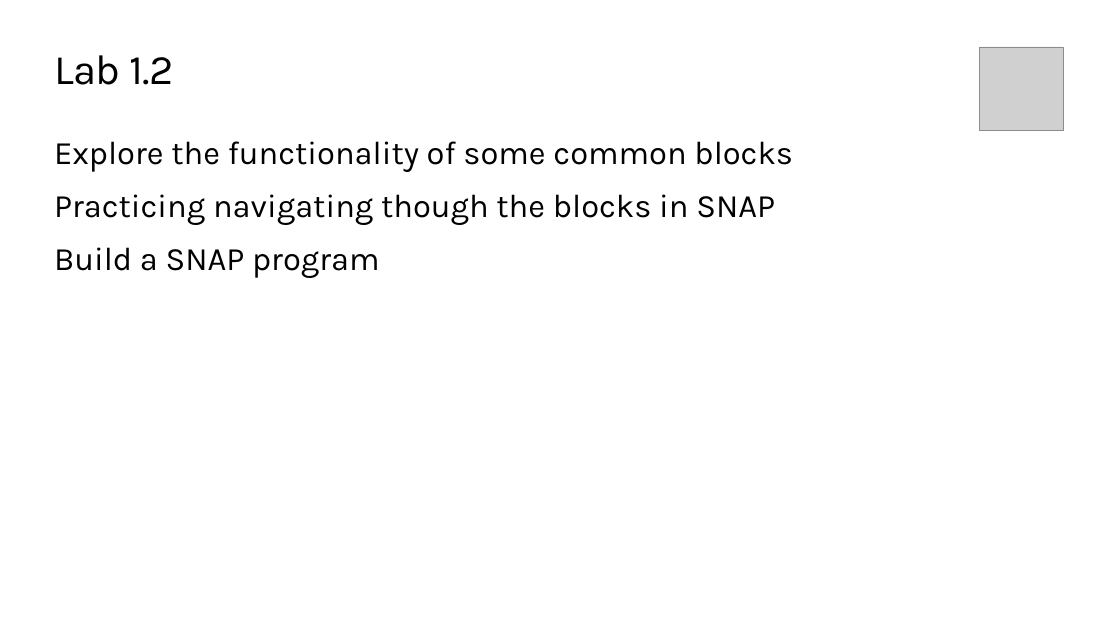
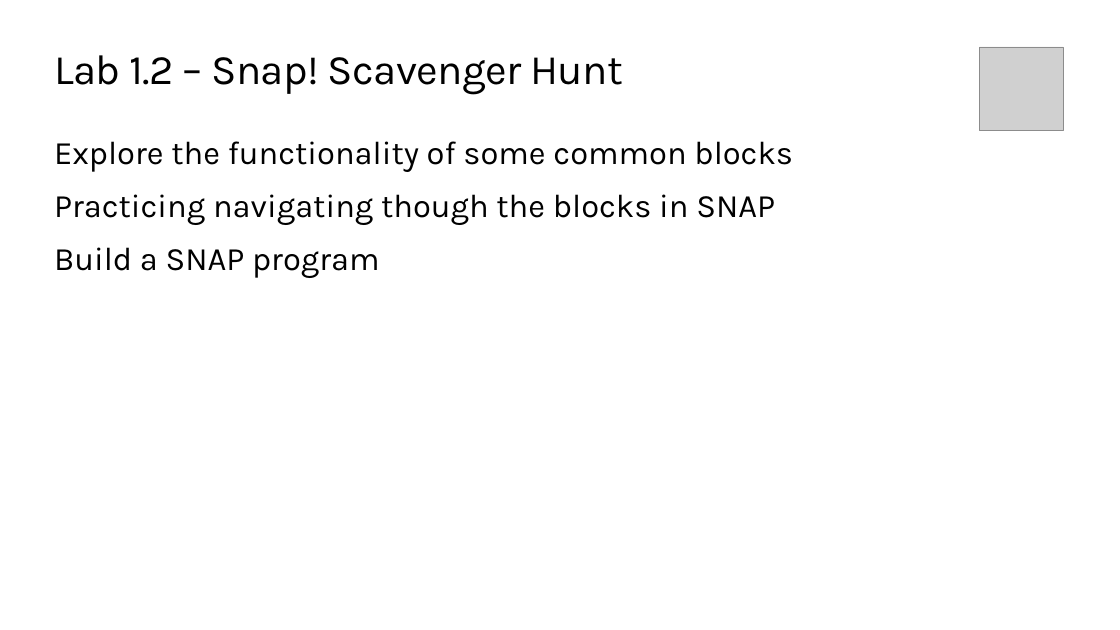
Before and after one commit to TEALSK12/introduction-to-computer-science, a slide deck: slide 6 of docs/slidedecks/TEALS SNAP 1.2.pptx (slide 5 before the commit). Drawn at 1120x630 pixels with LibreOffice and Linux fonts; fonts in the diff are those of the drawing; grey boxes stand for pictures; background and template pictures are left out. Boxes give left, top, right and bottom in pixels: in the first picture for what was removed or moved away, otherwise in the second. Text is boxed around its words. In the diff, an @@ line names an element or a change of style, - is before the commit and + after.

```diff
--- a/docs/slidedecks/TEALS SNAP 1.2.pptx
+++ b/docs/slidedecks/TEALS SNAP 1.2.pptx
@@ title at <box>54,55,623,95</box>: text changed @@
-Lab 1.2
+Lab 1.2 – Snap! Scavenger Hunt
```
Also in this commit, not shown: 1 slide added, 44 other files.
